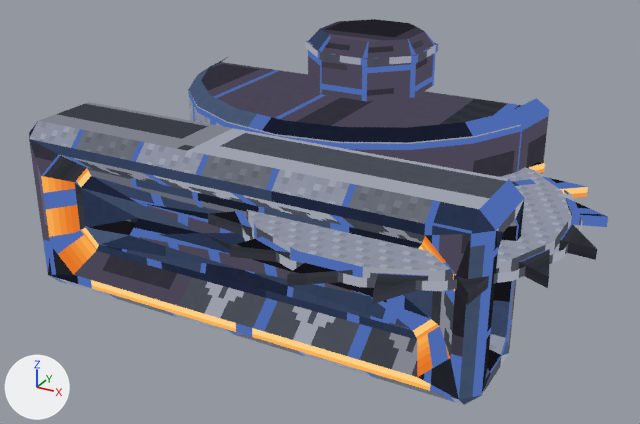
The glTF model art/out/marlit_saw.glb as it was, and as the next commit left it.
One viewpoint serves both versions: a 50 mm camera at (1.23, -2.92, 1.35) aimed at (-0.39, 0.04, -0.13). The axes (+X, +Y, +Z) are drawn at lower left. The lights are the same throughout. The older version comes first. Vertices at exactly the same position are counted once.

The first picture shows 'marlit_saw_blade', 'marlit_saw_body'.
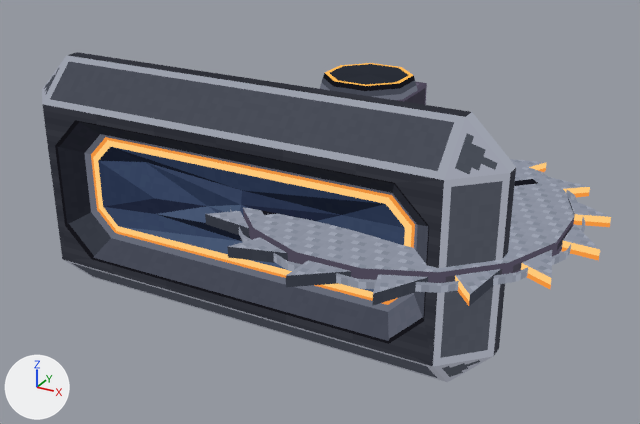
Commit message: Marlit laser drill and saw models in the Marlit hull's dress (not in the game yet)

Boxes [x1, y1, x2, y2] around the edits, measured in the pictures (640 x 424 px; the box of a moved part takes in the faces that stretch with it):
'marlit_saw_body', reshaped (9% narrower, 14% shorter): before [29, 19, 549, 405]; after [42, 52, 516, 382]
'marlit_saw_blade', reshaped: before [208, 162, 608, 305]; after [205, 159, 611, 306]
part 1 of me_marlit_saw_body, moved or reshaped (not visible afterwards): before [308, 46, 435, 101]
part 2 of me_marlit_saw_body, rebuilt (9% taller): before [29, 102, 525, 405]; after [42, 52, 516, 382]
part 3 of me_marlit_saw_body, deleted: before [308, 19, 436, 58]
part 4 of me_marlit_saw_body, deleted: before [306, 40, 438, 66]
part 5 of me_marlit_saw_body, reshaped: before [188, 57, 549, 177]; after [320, 63, 427, 105]
part 6 of me_marlit_saw_blade, moved or reshaped: before [559, 224, 597, 260]; after [562, 224, 600, 261]
part 7 of me_marlit_saw_blade, moved or reshaped: before [519, 249, 550, 288]; after [521, 250, 552, 289]
part 8 of me_marlit_saw_blade, moved or reshaped: before [208, 211, 252, 237]; after [205, 211, 249, 238]
part 9 of me_marlit_saw_blade, moved or reshaped: before [566, 198, 608, 227]; after [568, 198, 611, 227]
part 10 of me_marlit_saw_blade, moved or reshaped: before [241, 167, 583, 291]; after [230, 162, 585, 293]

The change in detail:
me_marlit_saw_body is used by ob_marlit_saw_body; location (0.0, 0.0, 0.0).
me_marlit_saw_body had 217 vertices, 342 faces and spanned x -1.5..0.5, y -0.5..1.0, z -0.5..0.49.
me_marlit_saw_body now has 252 vertices, 378 faces and spans x -1.5..0.5, y -0.5..0.92, z -0.5..0.5.
me_marlit_saw_body part 1: the loose piece of 16 vertices spanning x -0.77..-0.23, y 0.45..0.99, z 0.24..0.4 is scaled about its middle by (0.407, 0.407, 0.287), then moved by (0.0, -0.02, -0.44).
me_marlit_saw_body part 2: the loose piece of 98 vertices spanning x -1.5..0.5, y -0.5..-0.08, z -0.5..0.24 is rebuilt with 130 vertices and now spans x -1.5..0.5, y -0.5..-0.12, z -0.5..0.5.
me_marlit_saw_body part 3: the loose piece of 16 vertices spanning x -0.77..-0.23, y 0.45..0.99, z 0.43..0.49 is deleted.
me_marlit_saw_body part 4: the loose piece of 16 vertices spanning x -0.78..-0.22, y 0.44..1.0, z 0.4..0.43 is deleted.
Part 5, on me_marlit_saw_body:
33 vertices are removed from x -1.34..0.34, y -0.12..0.72, z -0.12..0.28.
60 faces are deleted.
58 vertices are added at x -0.74..-0.26, y -0.13..0.92, z -0.47..0.29.
16 new vertices lie (0.0, 0.0, 0.05) away from vertices in x -0.71..-0.29, y 0.18..0.91, z -0.47..0.1.
8 new vertices lie (0.4, 0.0, 0.0) away from vertices in x -0.7, y 0.13..0.92, z -0.42..0.22.
102 new faces join them.
Other edits to the shape of me_marlit_saw_body do not show in these pictures.
me_marlit_saw_blade is used by ob_marlit_saw_blade; location (0.0, 0.0, 0.0).
me_marlit_saw_blade had 192 vertices, 218 faces and spanned x -0.75..0.75, y -0.75..0.75, z -0.04..0.05.
me_marlit_saw_blade now has 192 vertices, 218 faces and spans x -0.76..0.76, y -0.76..0.76, z -0.04..0.05.
me_marlit_saw_blade part 6: the loose piece of 6 vertices spanning x 0.62..0.75, y -0.08..0.09, z -0.02..0.02 is moved by (0.01, 0.0, 0.0).
me_marlit_saw_blade part 7: the loose piece of 6 vertices spanning x 0.55..0.66, y -0.36..-0.15, z -0.02..0.02 is moved by (0.01, 0.0, 0.0).
me_marlit_saw_blade part 8: the loose piece of 6 vertices spanning x -0.59..-0.37, y -0.5..-0.39, z -0.02..0.02 is moved by (-0.01, -0.01, 0.0).
me_marlit_saw_blade part 9: the loose piece of 6 vertices spanning x 0.54..0.72, y 0.17..0.32, z -0.02..0.02 is moved by (0.01, 0.0, 0.0).
me_marlit_saw_blade part 10: 72 of 192 vertices moved; they spanned x -0.65..0.65, y -0.65..0.65, z -0.04..0.04 and now span x -0.66..0.66, y -0.66..0.66, z -0.04..0.04; mean shift (0.0, 0.0, 0.0); largest move (0.13, 0.65, 0.02) -> (0.13, 0.66, 0.02).
Other edits to the shape of me_marlit_saw_blade do not show in these pictures.
